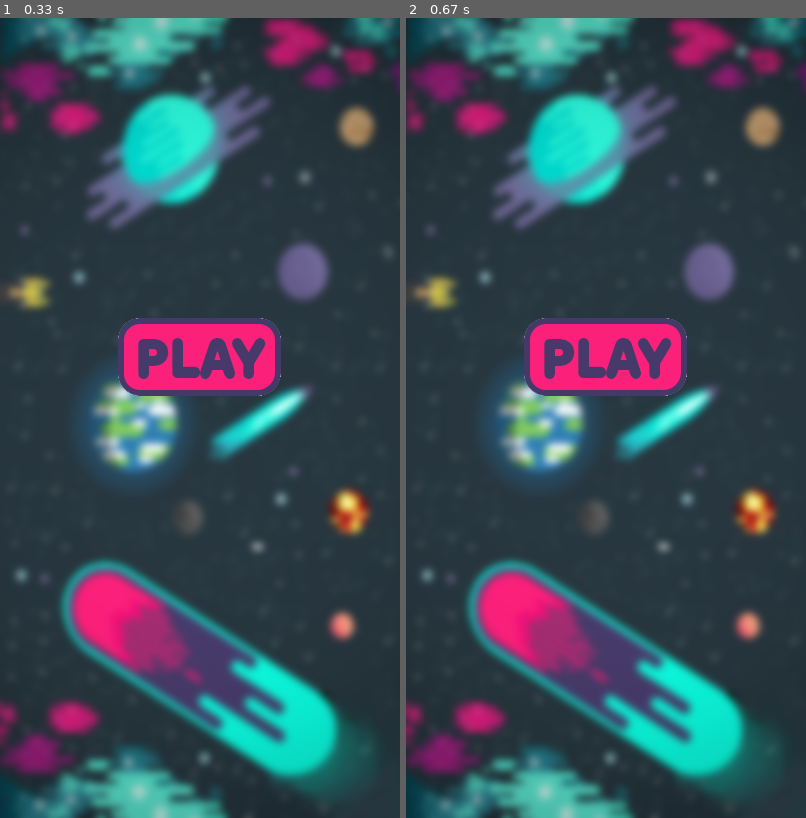
Above: before the commit, frames 1-2 (left to right).
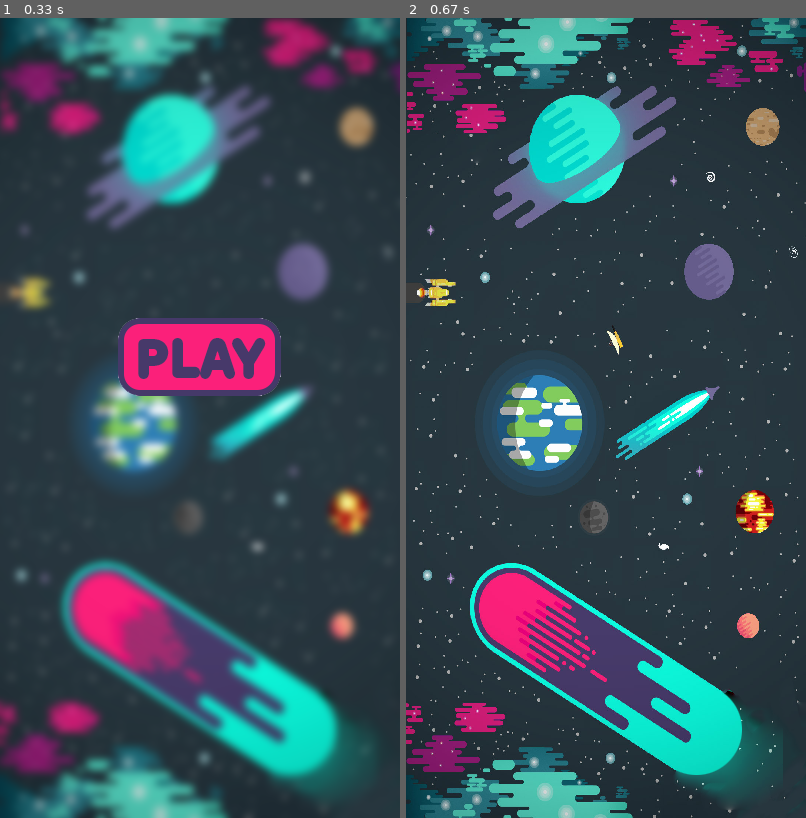
Above: after the commit, the same moments.

Repository: Protocs/pygame-for-kids
Game: pygame game, started from main.py
The game is run twice, just before and just after one commit, with the same random seed, the same clock (stepped at 60 frames per second) and the same inputs.
Inputs (mouse positions are in pixels of both pictures, inside the frame that each line leads up to):
- Up to frame 1 (0.33 s): no input
- Up to frame 2 (0.67 s): press the mouse at (606, 354) at 0.37 s; move the mouse to (542, 330) at 0.47 s; release the mouse at (482, 298) at 0.6 s

Frame 1 is identical in both runs. In frame 2, 22% of the frame differs, in the area x 0-100%, y 0-100%.

Commit message:
Главный класс игры

Diff:
--- a/main.py
+++ b/main.py
@@ -1,6 +1,8 @@
 import pygame
+
 from pygameforkids.other import SIZE
 from pygameforkids.start_screen import StartScreen
+from pygameforkids.game import Game
 
 pygame.init()
 screen = pygame.display.set_mode(SIZE)
@@ -8,3 +10,5 @@
 while True:
     start = StartScreen(screen)
     start.run()
+    game = Game(screen)
+    game.run()
--- /dev/null
+++ b/pygameforkids/game.py
@@ -0,0 +1,23 @@
+import pygame
+from .other import load_image, terminate
+
+
+class Game:
+    def __init__(self, surface):
+        self.surface = surface
+        self.background = load_image("background.png")
+        self.game = True
+
+    def run(self):
+        while self.game:
+            self.events()
+            self.update()
+
+    def events(self):
+        for event in pygame.event.get():
+            if event.type == pygame.QUIT:
+                terminate()
+
+    def update(self):
+        self.surface.blit(self.background, (0, 0))
+        pygame.display.flip()
--- a/pygameforkids/start_screen.py
+++ b/pygameforkids/start_screen.py
@@ -14,7 +14,7 @@
         self.play = self.play_images[0]
 
     def run(self):
-        while True:
+        while not self.start:
             self.events()
             self.update()
 
@@ -35,6 +35,6 @@
         if pygame.Rect(*self.play[1], *self.play[0].get_rect().size).collidepoint(*pos):
             self.play = self.play_images[1]
             if mouse_pressed:
-                print(1)
+                self.start = True
         else:
             self.play = self.play_images[0]
